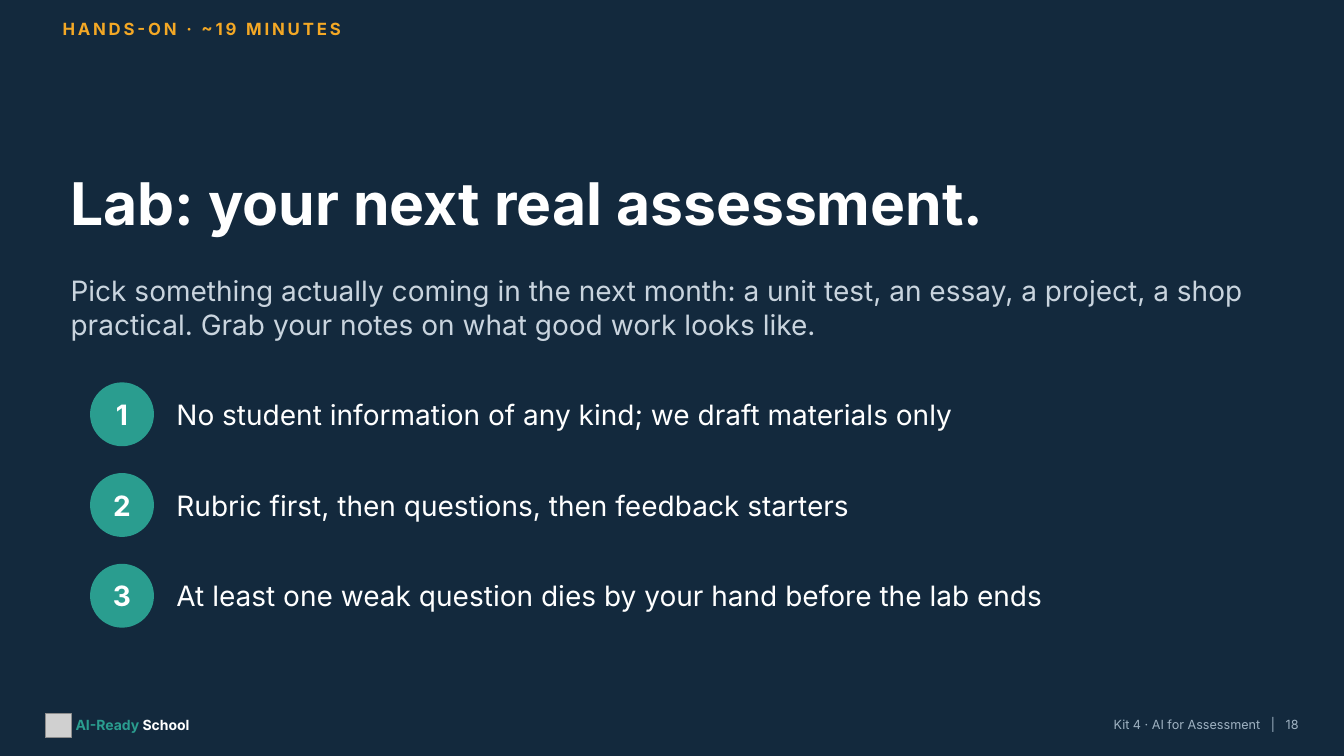
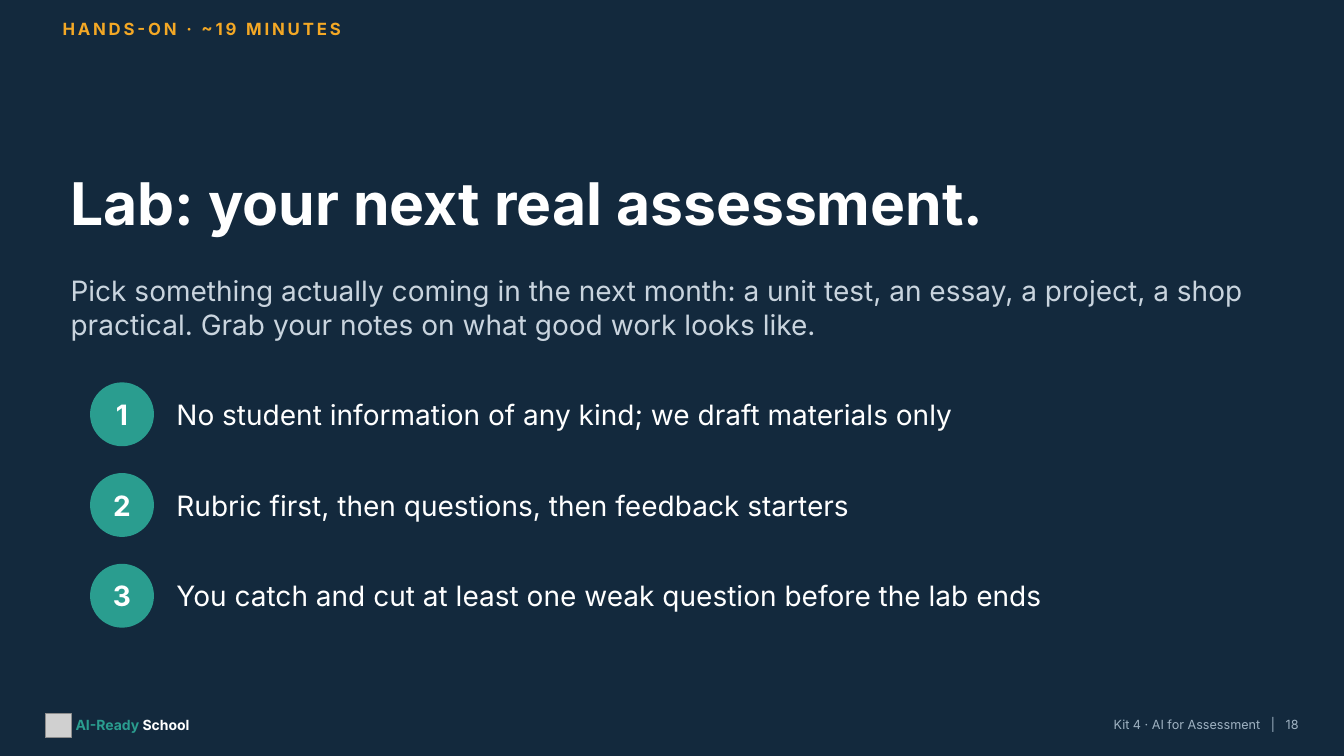
Before and after one commit to aspinozzi1/Ai-School-Ready, a slide deck: slide 18 of kits/kit04/Kit04_PresentationDeck.pptx. Drawn at 1344x756 pixels with LibreOffice and Linux fonts; fonts in the diff are those of the drawing; grey boxes stand for pictures. Boxes give left, top, right and bottom in pixels: in the first picture for what was removed or moved away, otherwise in the second. Text is boxed around its words. In the diff, an @@ line names an element or a change of style, - is before the commit and + after.

```diff
--- a/kits/kit04/Kit04_PresentationDeck.pptx
+++ b/kits/kit04/Kit04_PresentationDeck.pptx
@@ text at (176,584,1041,612): text changed @@
-At least one weak question dies by your hand before the lab ends
+You catch and cut at least one weak question before the lab ends
```
Also in this commit, not shown: 1 other slide changed, 11 other files.
